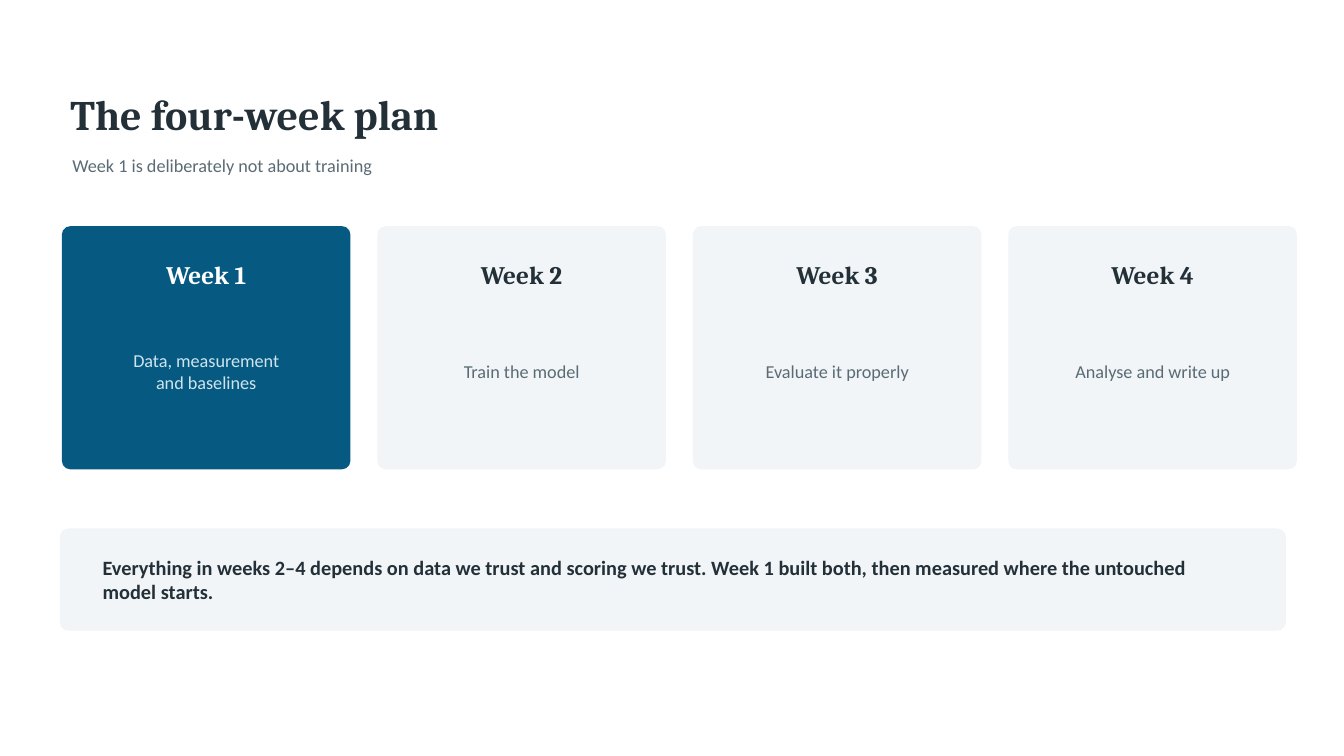
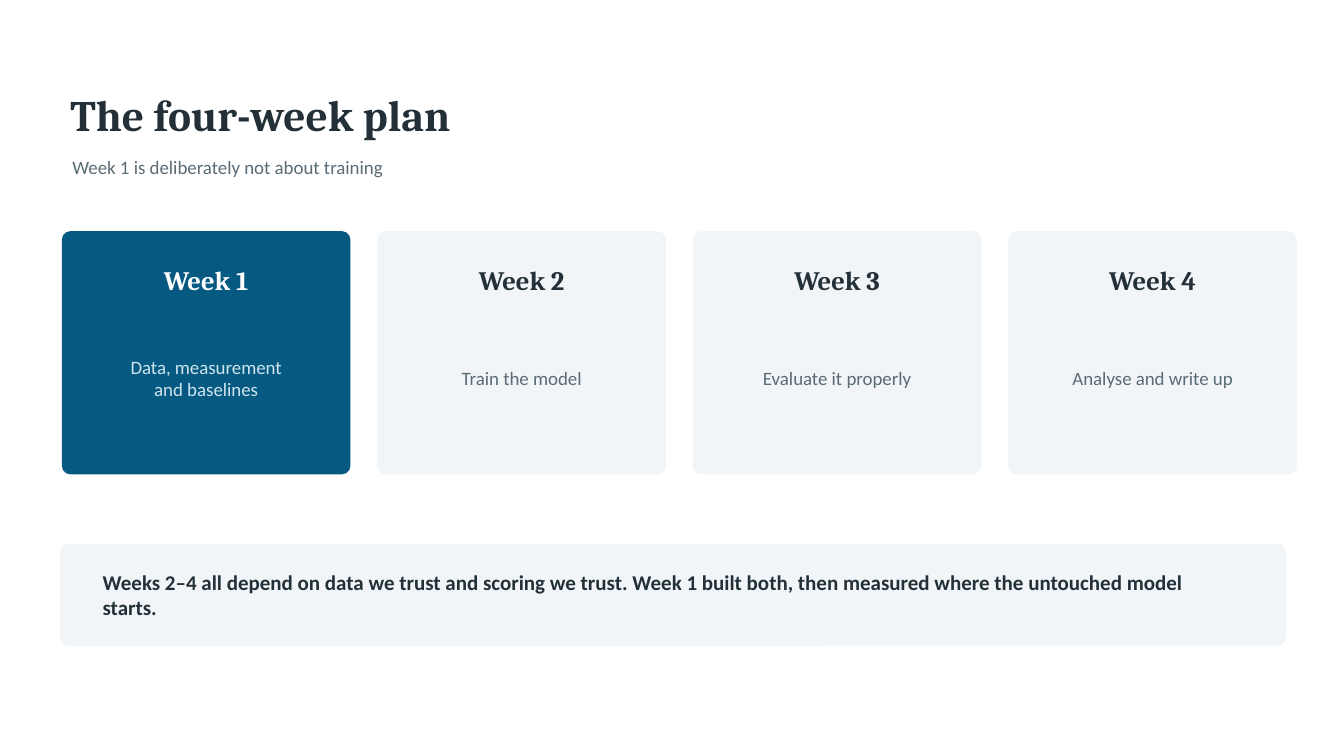
Before and after one commit to Ahmed-Elghazaly/chartqa-dual-target, a slide deck: slide 4 of presentation/ChartQA-Week1.pptx. Drawn at 1344x756 pixels with LibreOffice and Linux fonts; fonts in the diff are those of the drawing. Boxes give left, top, right and bottom in pixels: in the first picture for what was removed or moved away, otherwise in the second. Text is boxed around its words. In the diff, an @@ line names an element or a change of style, - is before the commit and + after.

```diff
--- a/presentation/ChartQA-Week1.pptx
+++ b/presentation/ChartQA-Week1.pptx
@@ text "The four-week plan" at box(70, 100, 450, 140): size 30 to 31 pt @@
@@ 4 texts, 4 rounded rectangles: place and size @@
-4 texts, 4 rounded rectangles at box(63, 227, 1297, 469)
+4 texts, 4 rounded rectangles at box(63, 232, 1297, 474)
@@ size 18 to 19 pt in 4 elements at box(164, 271, 248, 290), box(479, 271, 564, 290), box(794, 271, 880, 290), box(1109, 271, 1196, 290) @@
@@ size 13 to 13.5 pt in 5 elements at box(72, 161, 383, 177), box(131, 362, 282, 396), box(462, 372, 582, 385), box(763, 372, 912, 388), box(1072, 372, 1233, 388) @@
@@ rounded rectangle: place and size @@
-rounded rectangle at box(60, 529, 1286, 630)
+rounded rectangle at box(60, 544, 1286, 645)
@@ text at box(103, 575, 1182, 615): text changed; size 14.5 to 15 pt @@
-Everything in weeks 2–4 depends on data we trust and scoring we trust. Week 1 built both, then measured where the untouched model starts.
+Weeks 2–4 all depend on data we trust and scoring we trust. Week 1 built both, then measured where the untouched model starts.
```
Also in this commit, not shown: 4 other slides changed, 9 slides added, 14 slides removed, 7 other files.
